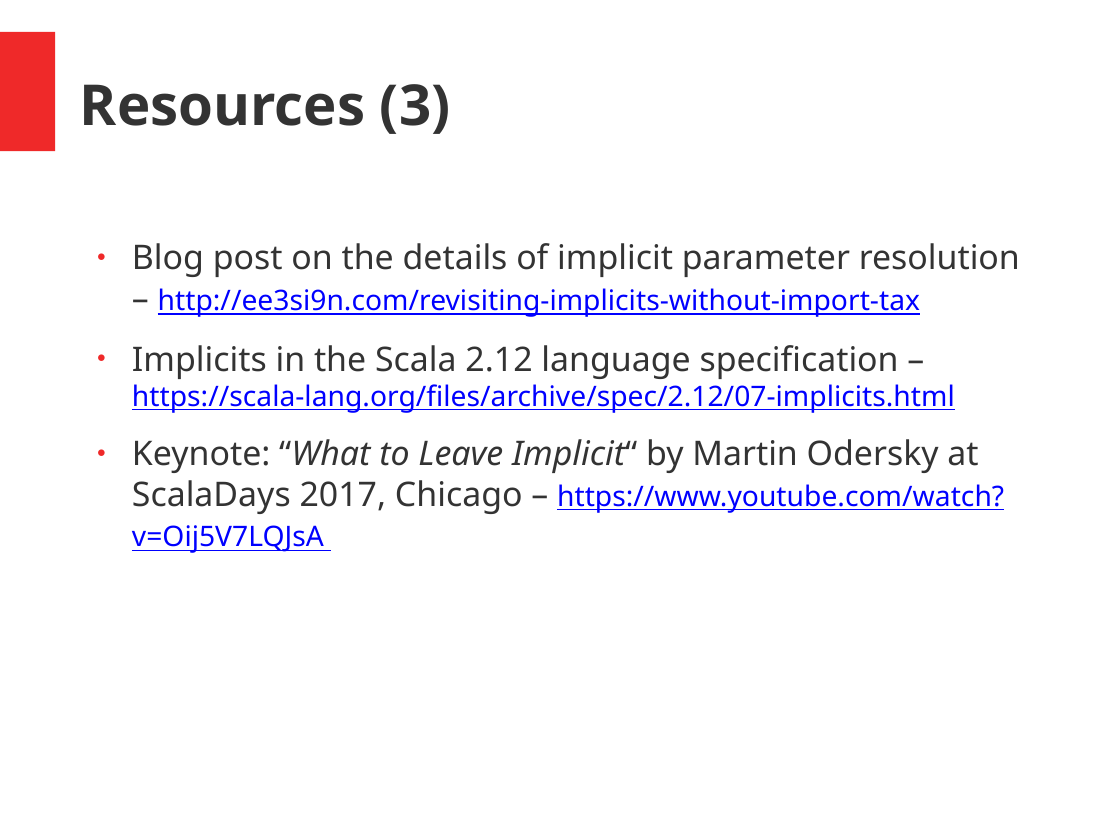
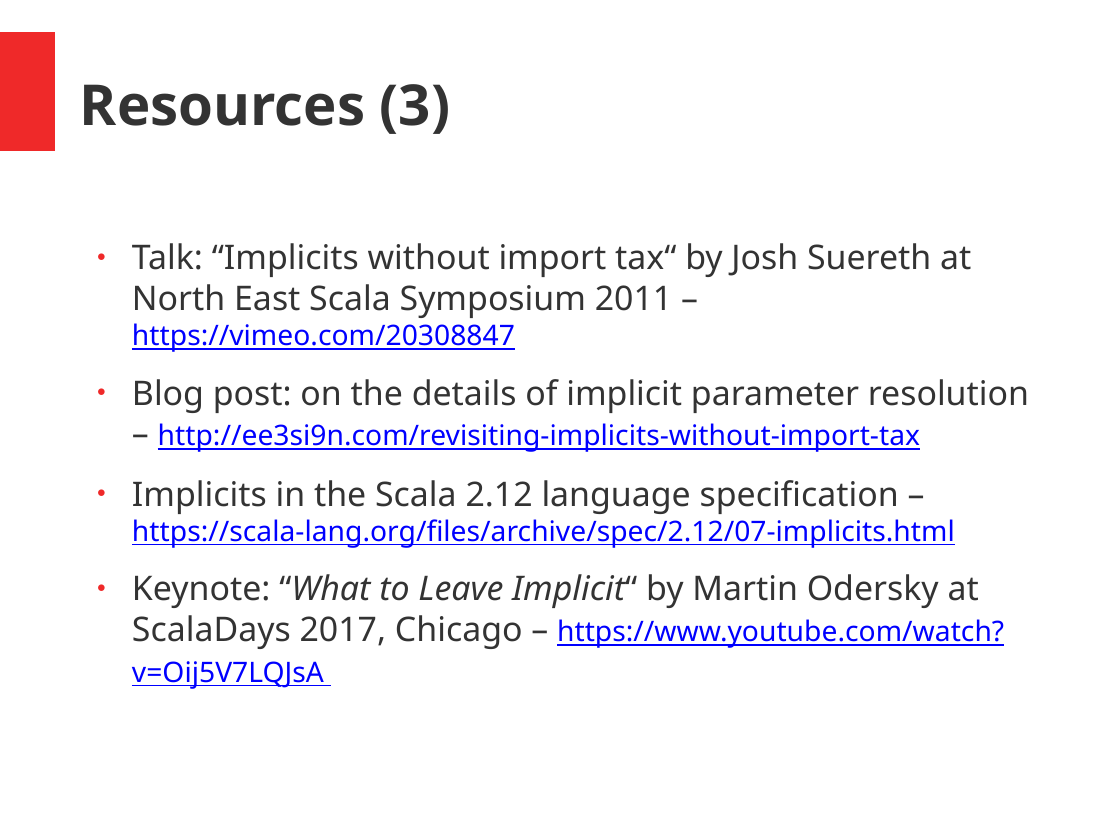
Before and after one commit to hermannhueck/typeclasses, a slide deck: slide 48 of Slides/TypeClasses.pptx (slide 47 before the commit). Drawn at 1120x840 pixels with LibreOffice and Linux fonts; fonts in the diff are those of the drawing. Boxes give left, top, right and bottom in pixels: in the first picture for what was removed or moved away, otherwise in the second. Text is boxed around its words. In the diff, an @@ line names an element or a change of style, - is before the commit and + after.

```diff
--- a/Slides/TypeClasses.pptx
+++ b/Slides/TypeClasses.pptx
@@ text at (x1=132, y1=243, x2=1029, y2=452): text changed; size 20 to 24 pt; text colour #0000FF to #333333 @@
-● Blog post on the details of implicit parameter resolution – http://ee3si9n.com/revisiting-implicits-without-import-tax
+● Talk: “Implicits without import tax“ by Josh Suereth at North East Scala Symposium 2011 – https://vimeo.com/20308847
+● Blog post: on the details of implicit parameter resolution – http://ee3si9n.com/revisiting-implicits-without-import-tax
@@ text at (x1=132, y1=480, x2=1004, y2=689): indent changed @@
```
Also in this commit, not shown: 34 other slides changed, 1 slide added, 1 other file.
